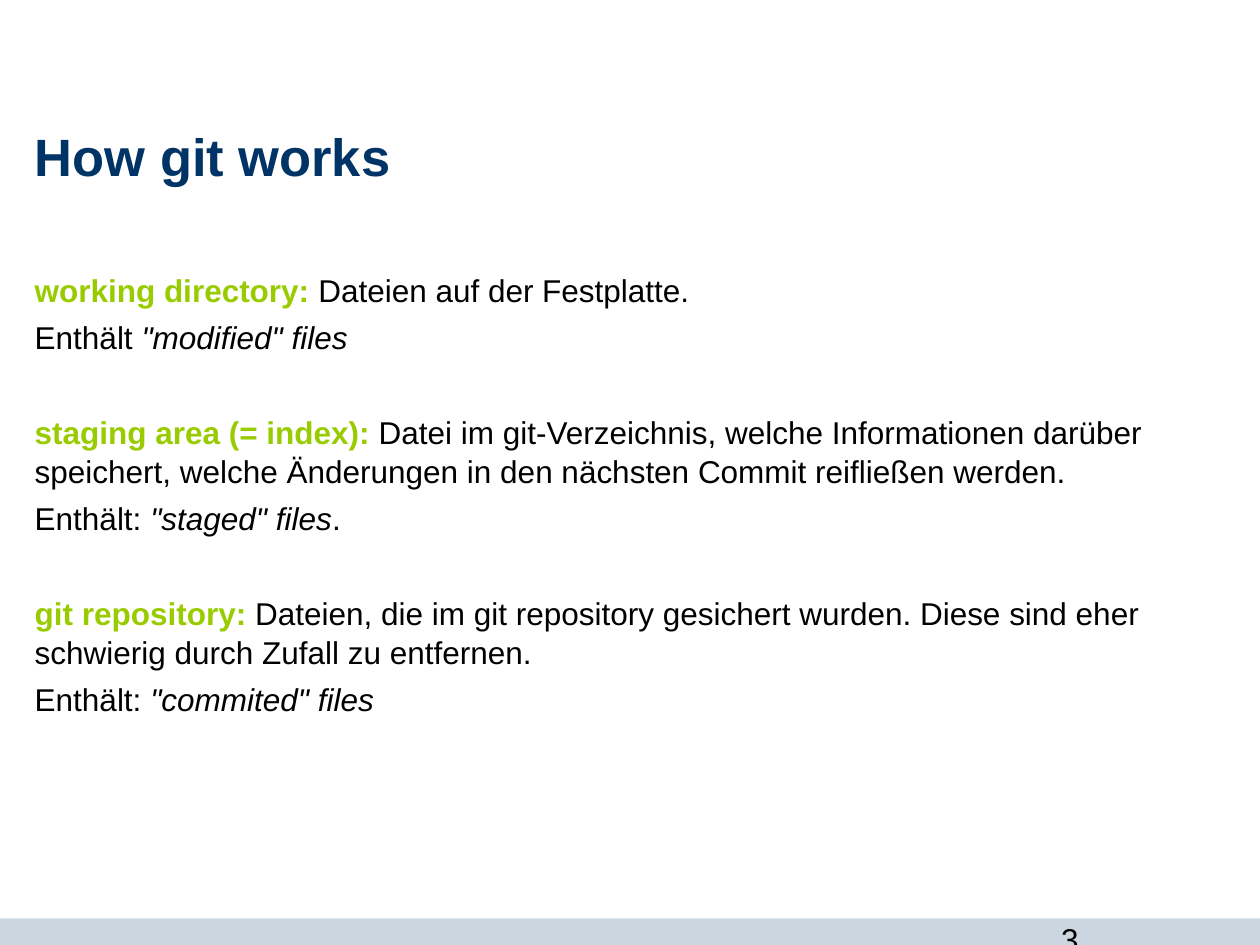
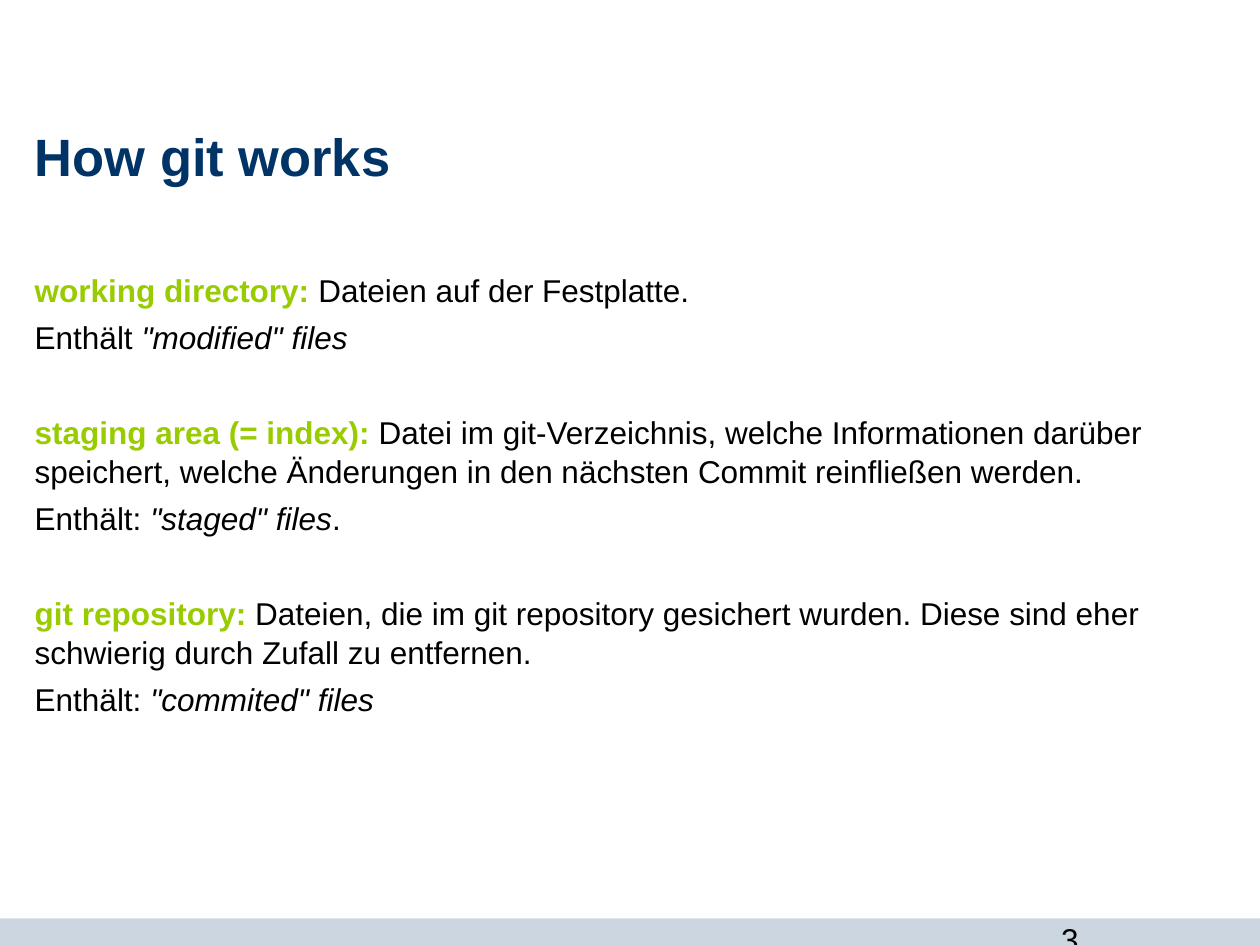
Before and after one commit to Jane333/git, a slide deck: slide 3 of git_und_du.odp. Drawn at 1260x945 pixels with LibreOffice and Linux fonts; fonts in the diff are those of the drawing; background and template pictures are left out. Boxes give left, top, right and bottom in pixels: in the first picture for what was removed or moved away, otherwise in the second. Text is boxed around its words. In the diff, an @@ line names an element or a change of style, - is before the commit and + after.

Commit message:
fixed typos

```diff
--- a/git_und_du.odp
+++ b/git_und_du.odp
@@ text at bbox=[35, 421, 1142, 489]: text changed @@
-staging area (= index): Datei im git-Verzeichnis, welche Informationen darüber speichert, welche Änderungen in den nächsten Commit reifließen werden.
+staging area (= index): Datei im git-Verzeichnis, welche Informationen darüber speichert, welche Änderungen in den nächsten Commit reinfließen werden.
```
Also in this commit, not shown: 4 other slides changed.
